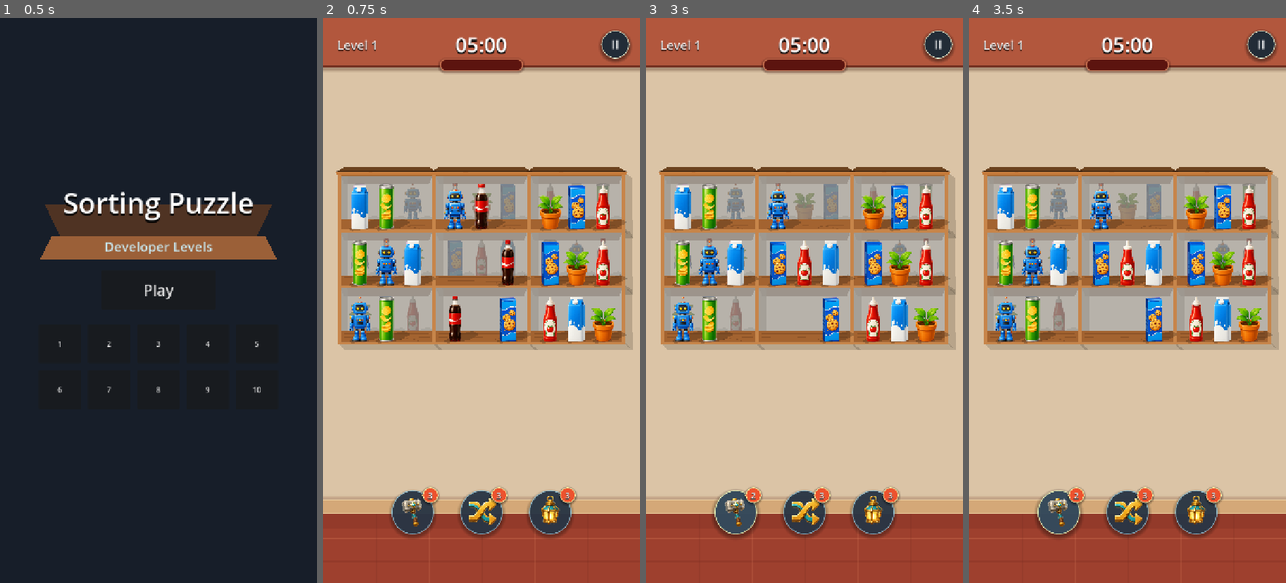
Above: before the commit, frames 1-4 (left to right).
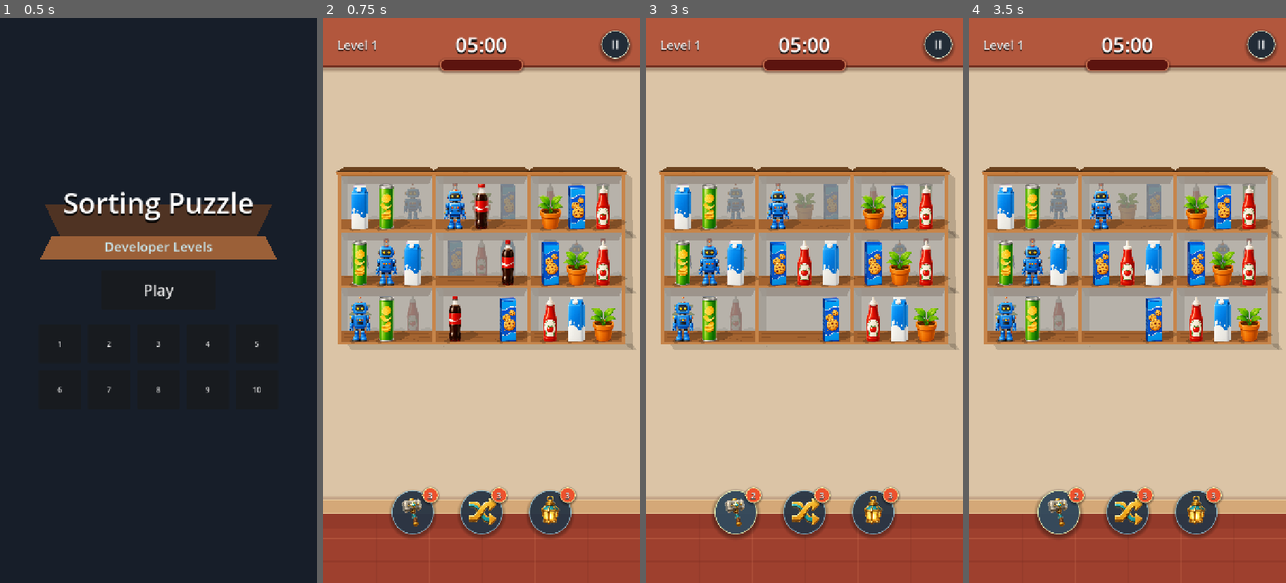
Above: after the commit, the same moments.

Repository: vladeque/sorting-puzzle
Game: Godot game, scene res://scenes/main_menu.tscn
Same seed, same stepped clock (60 frames per second), same inputs: the game is played once before the commit and once after it.
Inputs:
- Up to frame 1 (0.5 s): no input
- Up to frame 2 (0.75 s): click "Play" at 0.5 s
- Up to frame 3 (3 s): click "II" at 1.25 s; click "Continue" at 2 s; click "3" at 2.75 s
- Up to frame 4 (3.5 s): no input

Frame 1 is identical in both runs. In frame 2, less than 0.1% of the frame differs, in the area x 5-99%, y 37-59%; in frame 3, less than 0.1%; in frame 4, less than 0.1%.

Commit message:
Update shelf scene geometry and node IDs

Diff:
--- a/scenes/shelf.tscn
+++ b/scenes/shelf.tscn
@@ -6,7 +6,7 @@
 
 [node name="Shadow" type="Polygon2D" parent="." unique_id=1166351438]
 color = Color(0.03, 0.025, 0.02, 0.16)
-polygon = PackedVector2Array(-110, 44, 112, 44, 129, 59, -94, 59)
+polygon = PackedVector2Array(-90.24036, 44.01355, 126.45907, 44.272057, 137.25061, 58.82427, -78.578064, 59.016922)
 
 [node name="RightColumnShadow" type="Polygon2D" parent="." unique_id=356530628]
 visible = false
@@ -116,22 +116,21 @@
 width = 2.0
 default_color = Color(0.86, 0.61, 0.36, 0.72)
 
-[node name="LockedOverlay" type="Node2D" parent="."]
+[node name="LockedOverlay" type="Node2D" parent="." unique_id=1034810693]
 visible = false
 z_index = 40
 
-[node name="Shade" type="Polygon2D" parent="LockedOverlay"]
+[node name="Shade" type="Polygon2D" parent="LockedOverlay" unique_id=1383297425]
 color = Color(0.04, 0.05, 0.06, 0.62)
 polygon = PackedVector2Array(-104, -81, 104, -81, 104, 46, -104, 46)
 
-[node name="LockSprite" type="Sprite2D" parent="LockedOverlay"]
-position = Vector2(0, -6)
+[node name="LockSprite" type="Sprite2D" parent="LockedOverlay" unique_id=444538995]
 z_index = 2
 position = Vector2(0, -6)
 scale = Vector2(0.43, 0.43)
 texture = ExtResource("1_lock_shelf")
 
-[node name="RemainingLabel" type="Label" parent="LockedOverlay"]
+[node name="RemainingLabel" type="Label" parent="LockedOverlay" unique_id=2143987069]
 z_index = 3
 offset_left = -36.0
 offset_top = -20.0
Not shown: 1 places in scenes/shelf.tscn that only renumber resources
